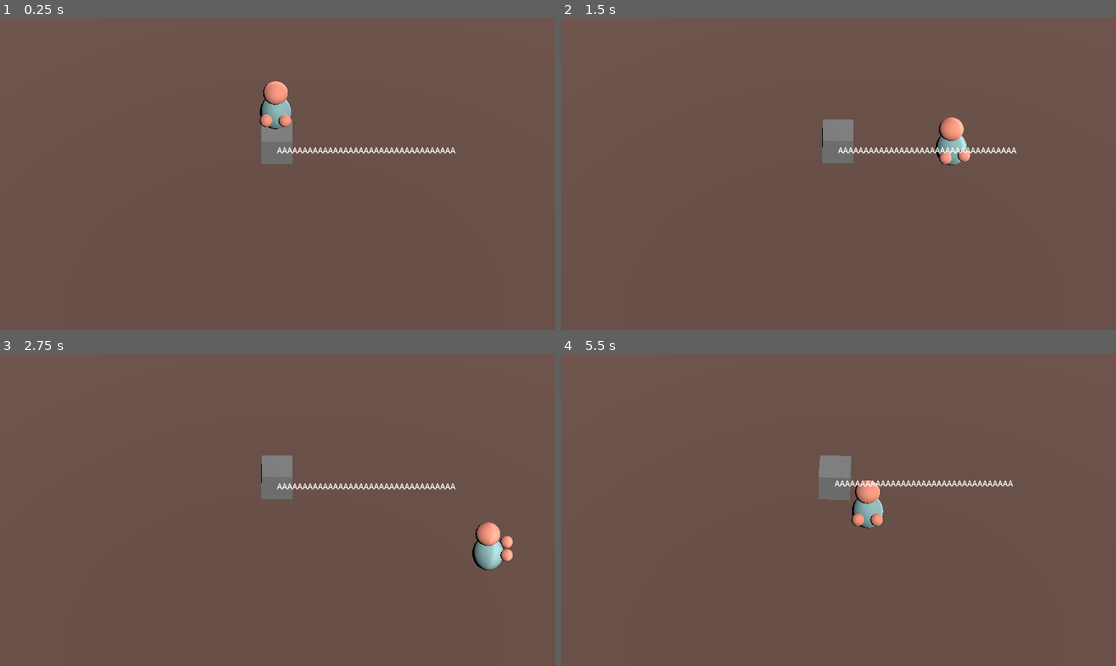
Above: before the commit, frames 1-4 (two rows, left to right).
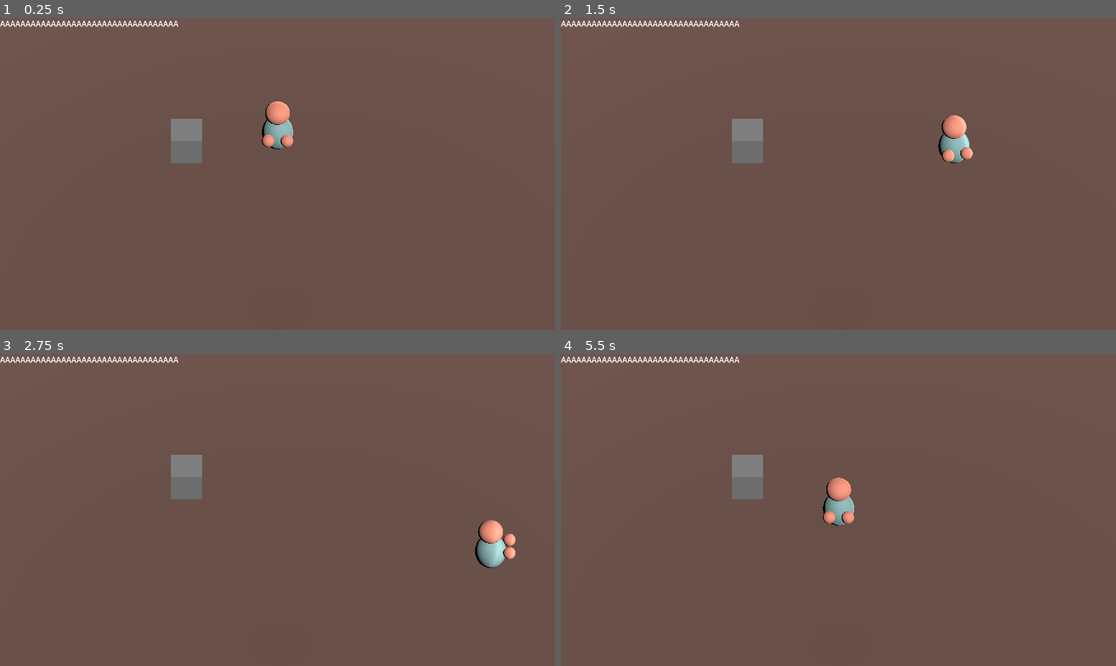
Above: after the commit, the same moments.

Repository: HjalteTagmose/HelgeSpillet
Game: Godot game, scene res://Game.tscn
Same seed, same stepped clock (60 frames per second), same inputs: the game is played once before the commit and once after it.
Inputs:
- Up to frame 1 (0.25 s): no input
- Up to frame 2 (1.5 s): tap Enter (ui_accept) at 0.5, 0.77 s; hold D (right) 0.53-1.28 s; tap E (interact) at 0.6, 1.35 s; hold S (down) from 1.28 s (still down)
- Up to frame 3 (2.75 s): tap Enter (ui_accept) at 1.52 s; release S (down) at 2.03 s; hold D (right) from 2.03 s (still down); tap E (interact) at 2.1 s
- Up to frame 4 (5.5 s): release D (right) at 2.78 s; hold W (up) 2.78-3.53 s; tap E (interact) every 0.75 s from 2.85 to 5.1 s; tap Enter (ui_accept) at 3.02, 3.77, 4.52 s; hold A (left) 3.53-5.03 s; hold S (down) from 5.03 s (still down)

The runs differ from the first frame. In frame 1, 2.8% of the frame differs, in the area x 0-83%, y 0-47%; in frame 2, 2.7%; in frame 3, 2.8%; in frame 4, 3.4%, in the area x 0-82%, y 0-56%.

Commit message:
fix prompt

Diff:
--- a/Game.tscn
+++ b/Game.tscn
@@ -36,7 +36,7 @@
 material = SubResource("StandardMaterial3D_im5qx")
 height = 1.0
 
-[node name="Game" type="Node3D"]
+[node name="root" type="Node3D"]
 transform = Transform3D(1, 0, 0, 0, 1, 0, 0, 0, 1, 0.00629854, -1.19209e-07, 0.00031352)
 
 [node name="Ground" type="StaticBody3D" parent="."]
@@ -107,3 +107,4 @@
 offset_bottom = 40.0
 
 [node name="Meat" parent="." instance=ExtResource("3_yy6qd")]
+transform = Transform3D(1, 0, 0, 0, 1, 0, 0, 0, 1, -2.91333, 0.92057, 0)
--- a/scripts/player/Interactable.gd
+++ b/scripts/player/Interactable.gd
@@ -6,8 +6,22 @@
 	print(prompt)
 	add_child(prompt)
 
-func show_prompt(obj):
+func interact(point):
+	reparent(point)
+	global_position = point.global_position
+	freeze = true
+	collision_layer = 0
+
+func drop():
+	reparent(get_tree().root)
+	freeze = false
+	collision_layer = 1
+
+func show_prompt():
 	var camera = get_viewport().get_camera_3d()
 	var world_position = get_global_position()
 	var screen_position = camera.unproject_position(world_position)
 	prompt.set_position(screen_position)
+
+func hide_prompt():
+	prompt.set_position(Vector2(-9999,9999))
--- a/scripts/player/interact.gd
+++ b/scripts/player/interact.gd
@@ -5,27 +5,36 @@
 
 func _ready():
 	pickup_point = get_node("Pickup")
+	body_entered.connect(on_body_entered)
+	body_exited.connect(on_body_exited)
+
+func on_body_entered(body):
+	if body.is_in_group("interactable") && !holding_object():
+		body.show_prompt()
+
+func on_body_exited(body):
+	if body.is_in_group("interactable"):
+		body.hide_prompt()
 
 func _process(delta):
-	var bodies = get_overlapping_bodies()
-	for body in bodies:
-		if body.is_in_group("interactable"):
-			var interactable = body
-			interactable.show_prompt(interactable)
-
 	if Input.is_action_just_pressed("interact"):
-#		interact()
-		print("interact")
-
-		if held_obj != null:
+		if holding_object():
 			drop()
+		else:
+			var bodies = get_overlapping_bodies()
+			for body in bodies:
+				if body.is_in_group("interactable"):
+					interact(body)
 
 func interact(interactable):
-	interactable.pickup(self)
+	print("pickup: ", interactable)
+	interactable.interact(pickup_point)
 	held_obj = interactable
-	print("pickup: ", held_obj)
 
 func drop():
+	print("drop: ", held_obj)
 	held_obj.drop()
 	held_obj = null
-	print("drop: ", held_obj)
+
+func holding_object():
+	return held_obj != null
